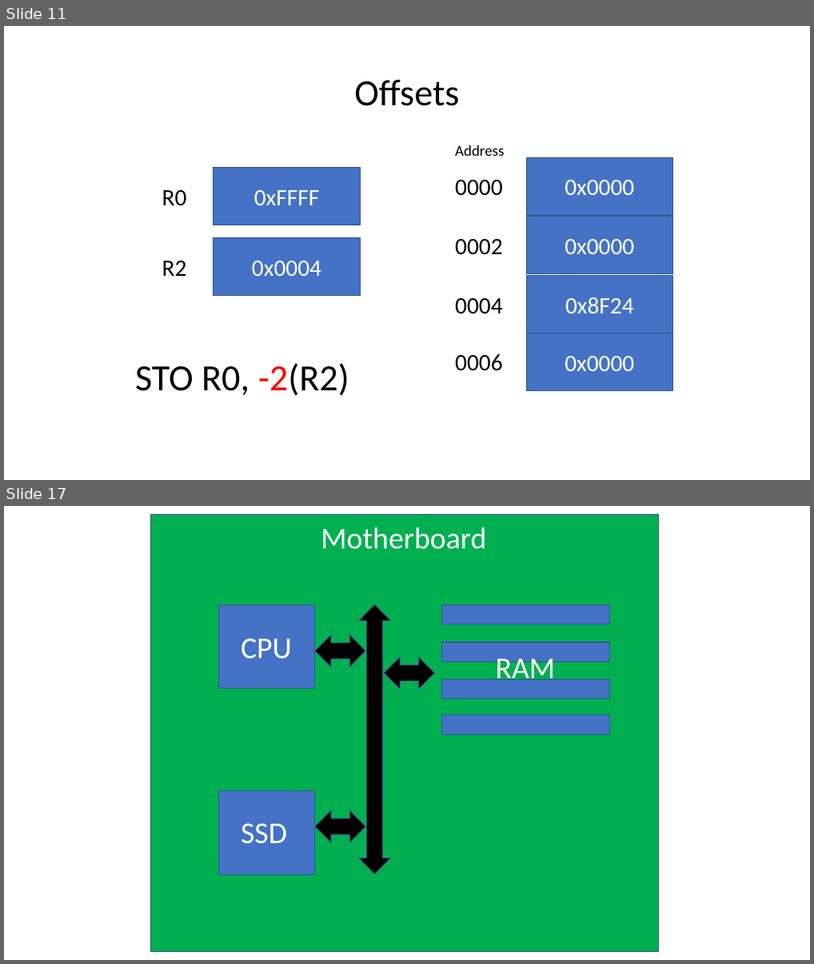
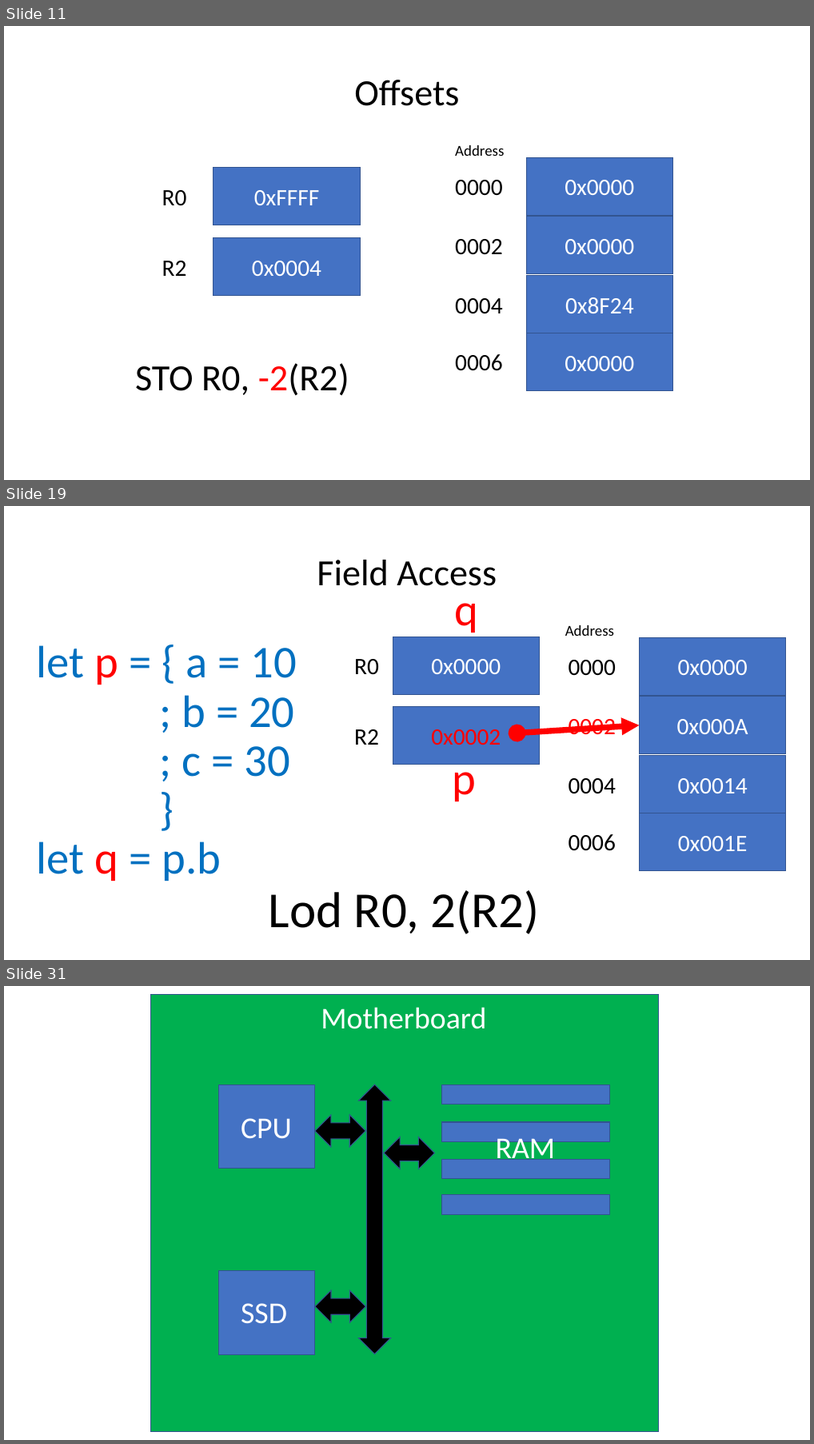
Before and after one commit to BC-CSCI1103/Week08, a slide deck: slides/SVMandMemory.pptx. Shown one above the other, each under a label of ours: slides 11 and 17 before the commit, slides 11, 19 and 31 after it; the slides between them are not shown. The pictures are 814x964 and 814x1444 pixels, drawn with LibreOffice and Linux fonts; fonts in the diff are those of the drawing. Boxes give left, top, right and bottom in pixels: in the first picture for what was removed or moved away, otherwise in the second. Text is boxed around its words. In the diff, an @@ line names an element or a change of style, - is before the commit and + after.

```diff
--- a/slides/SVMandMemory.pptx
+++ b/slides/SVMandMemory.pptx
@@ slide 19 added at [4, 506, 810, 960], background #FFFFFF @@
@@ title added at [317, 560, 497, 586], 44 pt, text #000000 @@
+Field Access
@@ text added at [455, 603, 479, 632], 54 pt, text #FF0000 @@
+q
@@ text added at [566, 625, 614, 636], 18 pt, text #000000 @@
+Address
@@ text added at [37, 645, 297, 880], 54 pt, text #0070C0 @@
+let p = { a = 10
+; b = 20
+; c = 30
+}
+let q = p.b
@@ rectangle added at [393, 636, 540, 694], fill #4472C4, outline #325491 1 pt, 28 pt, text #FFFFFF @@
+0x0000
@@ rectangle added at [640, 637, 787, 695], fill #4472C4, outline #325491 1 pt, 28 pt, text #FFFFFF @@
+0x0000
@@ text added at [354, 659, 379, 675], 28 pt, text #000000 @@
+R0
@@ text added at [569, 660, 616, 676], 28 pt, text #000000 @@
+0000
@@ rectangle added at [640, 696, 787, 754], fill #4472C4, outline #325491 1 pt, 28 pt, text #FFFFFF @@
+0x000A
@@ rectangle added at [393, 707, 540, 764], fill #4472C4, outline #325491 1 pt, 28 pt, text #FF0000 @@
+0x0002
@@ text added at [569, 719, 616, 735], 28 pt, text #FF0000 @@
+0002
@@ text added at [354, 729, 379, 744], 28 pt, text #000000 @@
+R2
@@ double arrow added from (518, 733) to (640, 725), #FF0000 7 pt @@
@@ text added at [453, 756, 477, 801], 54 pt, text #FF0000 @@
+p
@@ rectangle added at [640, 756, 787, 812], fill #4472C4, outline #325491 1 pt, 28 pt, text #FFFFFF @@
+0x0014
@@ text added at [569, 778, 616, 794], 28 pt, text #000000 @@
+0004
@@ rectangle added at [640, 812, 787, 870], fill #4472C4, outline #325491 1 pt, 28 pt, text #FFFFFF @@
+0x001E
@@ text added at [569, 834, 616, 851], 28 pt, text #000000 @@
+0006
@@ text added at [269, 890, 540, 934], 60 pt, text #000000 @@
+Lod R0, 2(R2)
@@ what was slide 17 is now slide 31 @@
```
Also in this commit, not shown: 5 slides changed, 16 other slides added, 2 slides removed.
